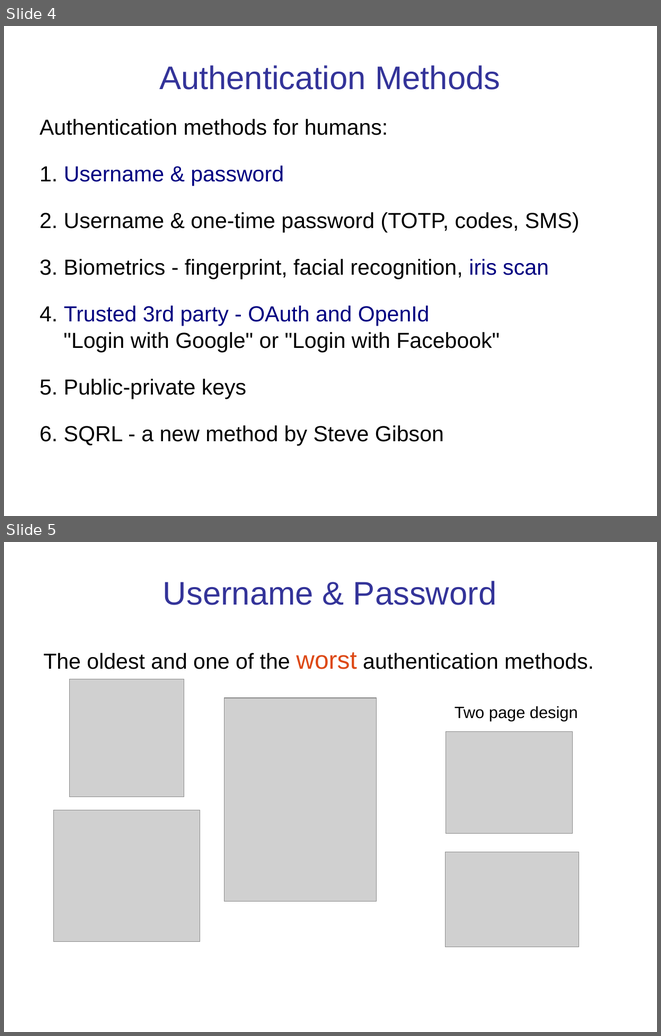
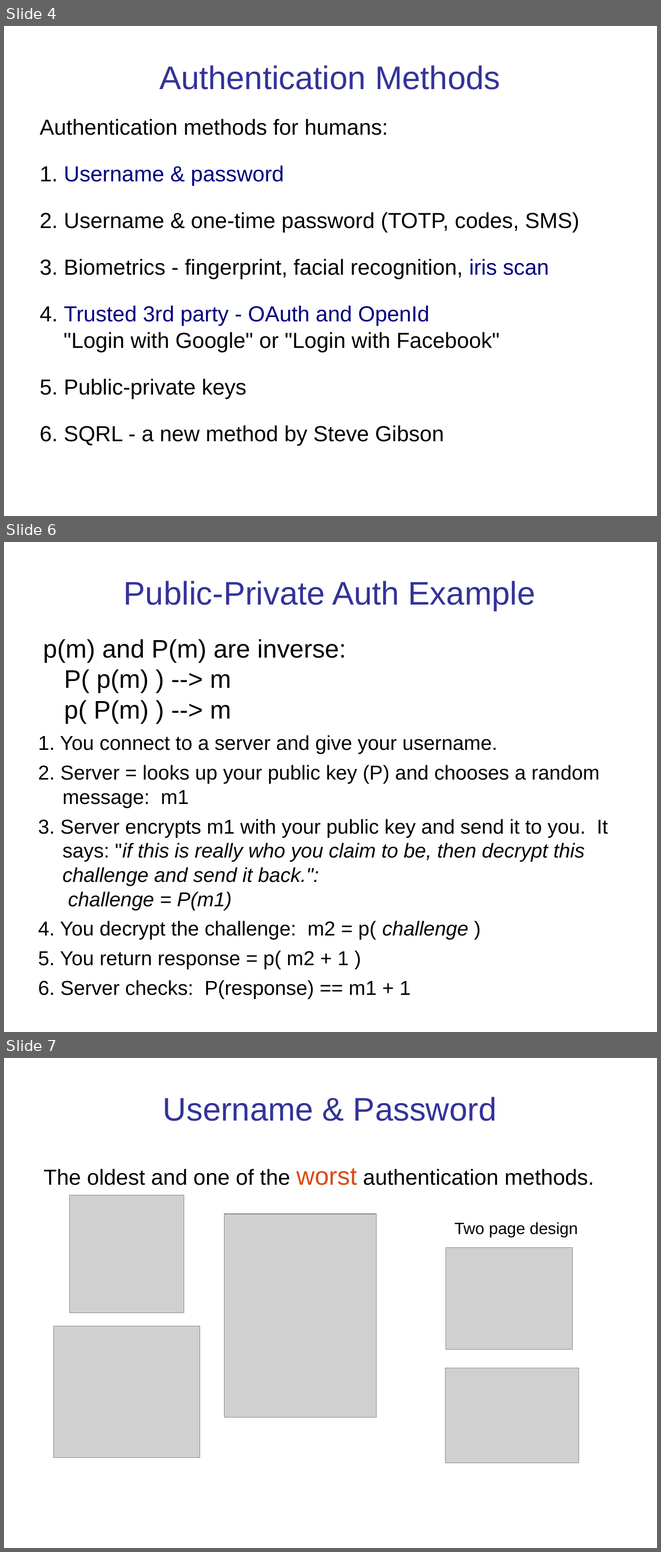
Before and after one commit to cpske/ISP, a slide deck: authentication/Authentication-and-Authorization.ppt. Shown one above the other, each under a label of ours: slides 4 and 5 before the commit, slides 4, 6 and 7 after it; the slides between them are not shown. The pictures are 661x1036 and 661x1552 pixels, drawn with LibreOffice and Linux fonts; fonts in the diff are those of the drawing; grey boxes stand for pictures. Boxes give left, top, right and bottom in pixels: in the first picture for what was removed or moved away, otherwise in the second. Text is boxed around its words. In the diff, an @@ line names an element or a change of style, - is before the commit and + after.

```diff
--- a/authentication/Authentication-and-Authorization.ppt
+++ b/authentication/Authentication-and-Authorization.ppt
@@ slide 6 added at (4,542,657,1032), background #FFFFFF @@
@@ title added at (124,581,536,611), 36 pt, text #333399 @@
+Public-Private Auth Example
@@ text added at (43,639,346,723), 28 pt, text #000000 @@
+p(m) and P(m) are inverse:
+P( p(m) ) --> m
+p( P(m) ) --> m
@@ text added at (38,735,608,998), 22.2 pt, text #000000 @@
+1. You connect to a server and give your username.
+2. Server = looks up your public key (P) and chooses a random message: m1
+3. Server encrypts m1 with your public key and send it to you. It says: "if this is really who you claim to be, then decrypt this challenge and send it back.":
+challenge = P(m1)
+4. You decrypt the challenge: m2 = p( challenge )
+5. You return response = p( m2 + 1 )
+6. Server checks: P(response) == m1 + 1
@@ what was slide 5 is now slide 7 @@
```
Also in this commit, not shown: 1 other slide added, 5 other files.
